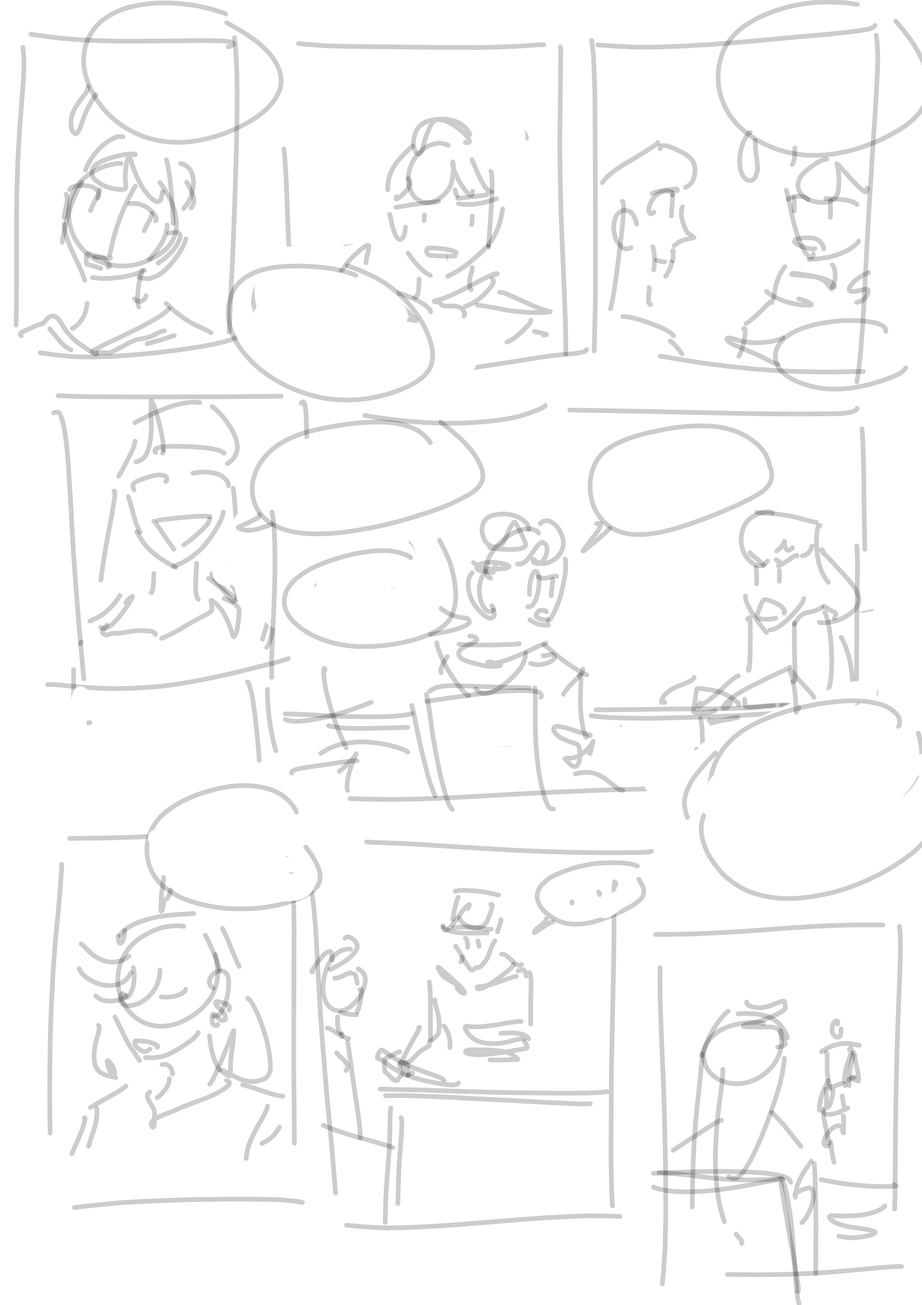
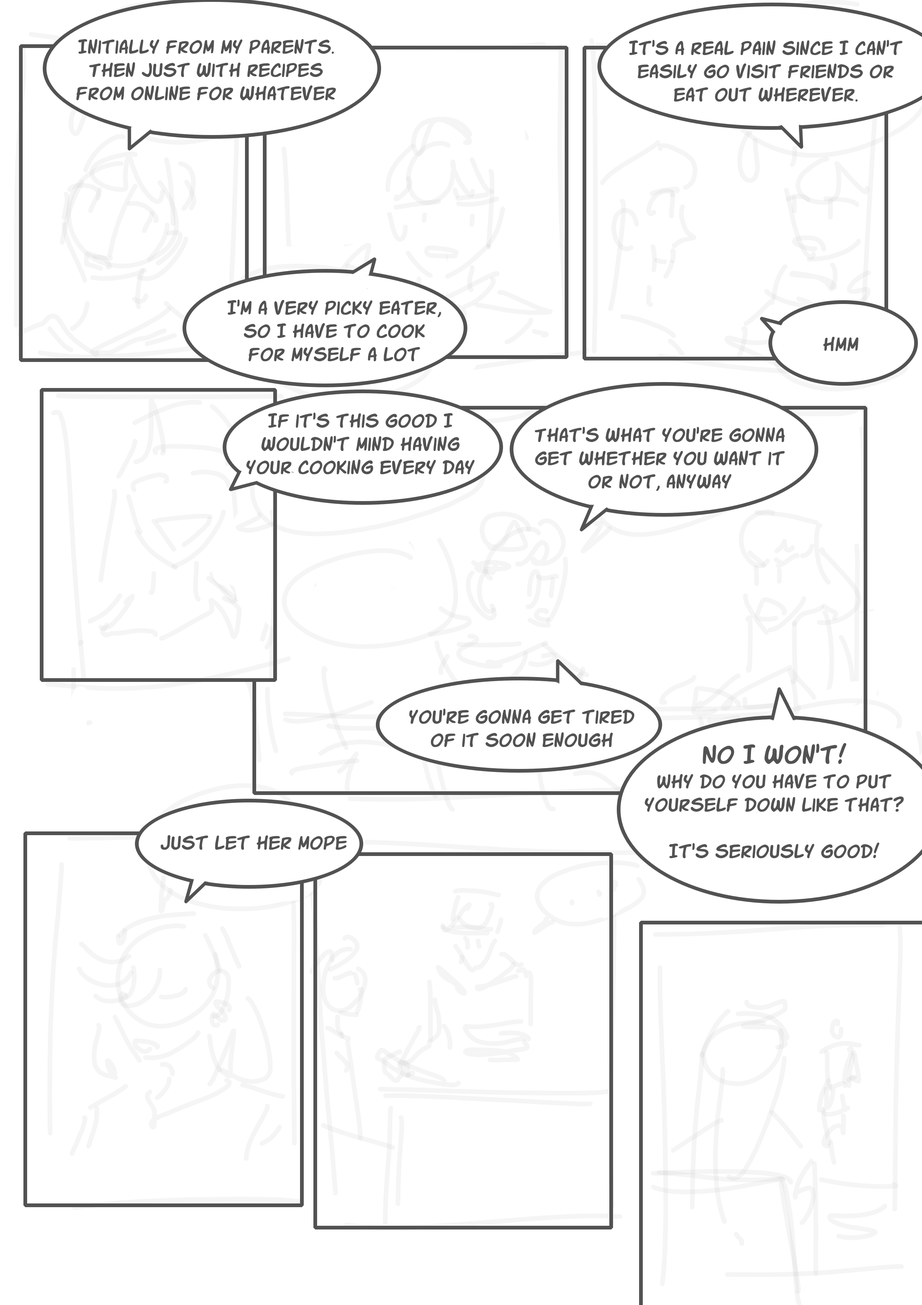
Comparing the layer stacks of the two 922 × 1305 images. Changes:
added layer "Paint Layer 4" above "Vector Layer 2" over [left=95, top=71, right=922, bottom=905]
added layer "Vector Layer 3" above "Background" over [left=13, top=23, right=922, bottom=1305]
"Background": opacity 100% → 20%, painted on it over [left=13, top=0, right=922, bottom=1305]
